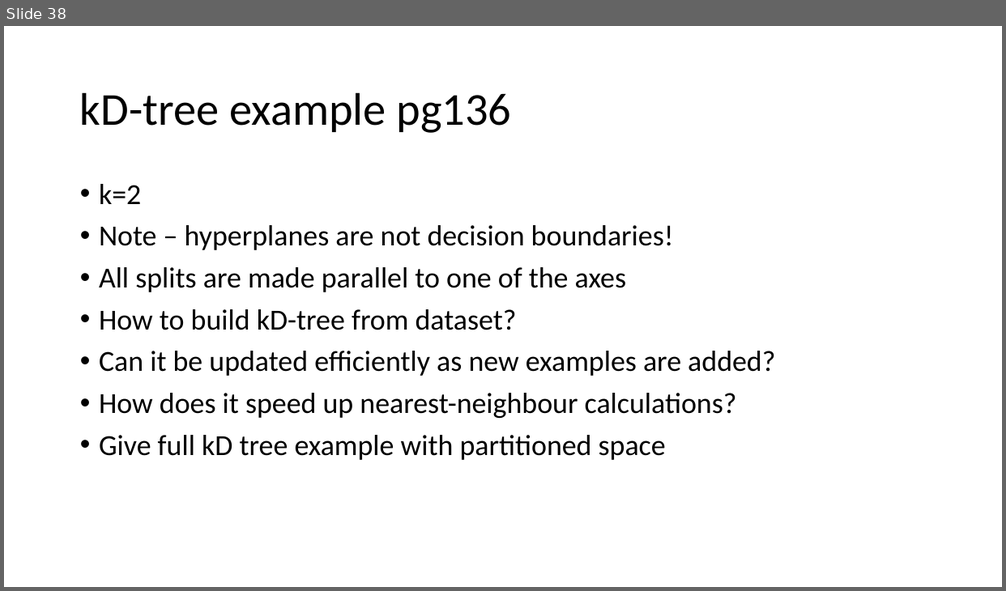
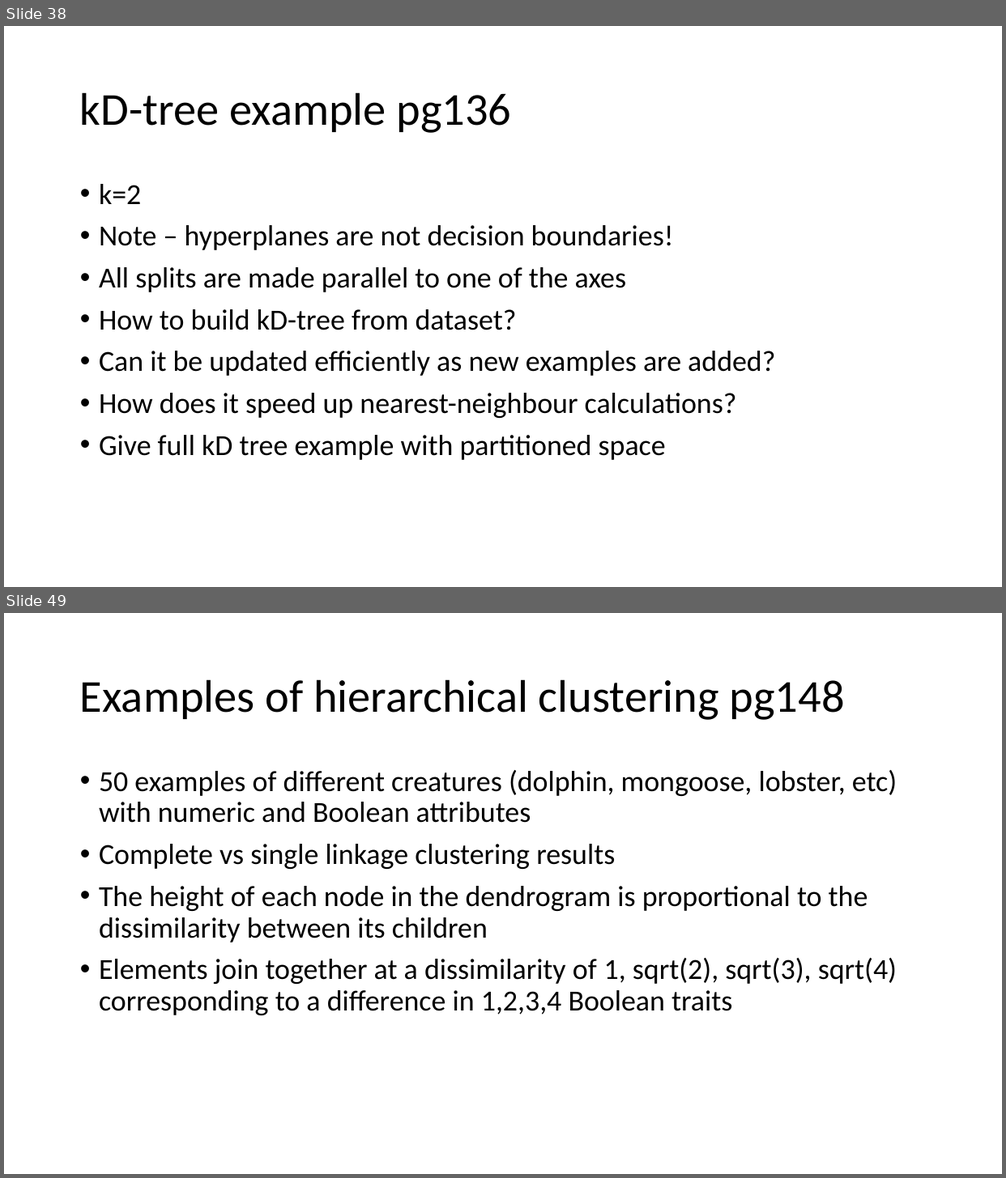
Before and after one commit to russellu/cs405, a slide deck: Lecture_Algorithms.pptx. Shown one above the other, each under a label of ours: slide 38 before the commit, slides 38 and 49 after it; the slides between them are not shown. The pictures are 1006x591 and 1006x1178 pixels, drawn with LibreOffice and Linux fonts; fonts in the diff are those of the drawing. Boxes give left, top, right and bottom in pixels: in the first picture for what was removed or moved away, otherwise in the second. Text is boxed around its words. In the diff, an @@ line names an element or a change of style, - is before the commit and + after.

```diff
--- a/Lecture_Algorithms.pptx
+++ b/Lecture_Algorithms.pptx
@@ slide 49 added at (4,613,1002,1174), background #FFFFFF @@
@@ title added at (80,679,845,720), 44 pt, text #000000 @@
+Examples of hierarchical clustering pg148
@@ text added at (99,770,897,1016), 28 pt, text #000000 @@
+• 50 examples of different creatures (dolphin, mongoose, lobster, etc) with numeric and Boolean attributes
+• Complete vs single linkage clustering results
+• The height of each node in the dendrogram is proportional to the dissimilarity between its children
+• Elements join together at a dissimilarity of 1, sqrt(2), sqrt(3), sqrt(4) corresponding to a difference in 1,2,3,4 Boolean traits
```
Also in this commit, not shown: 2 slides changed, 16 other slides added.
